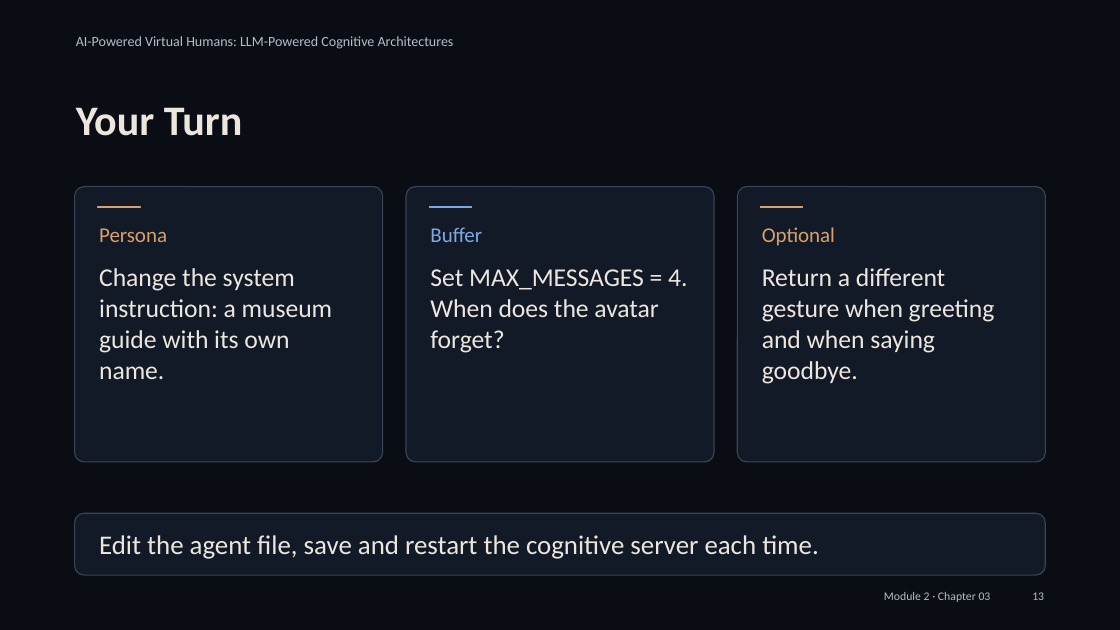
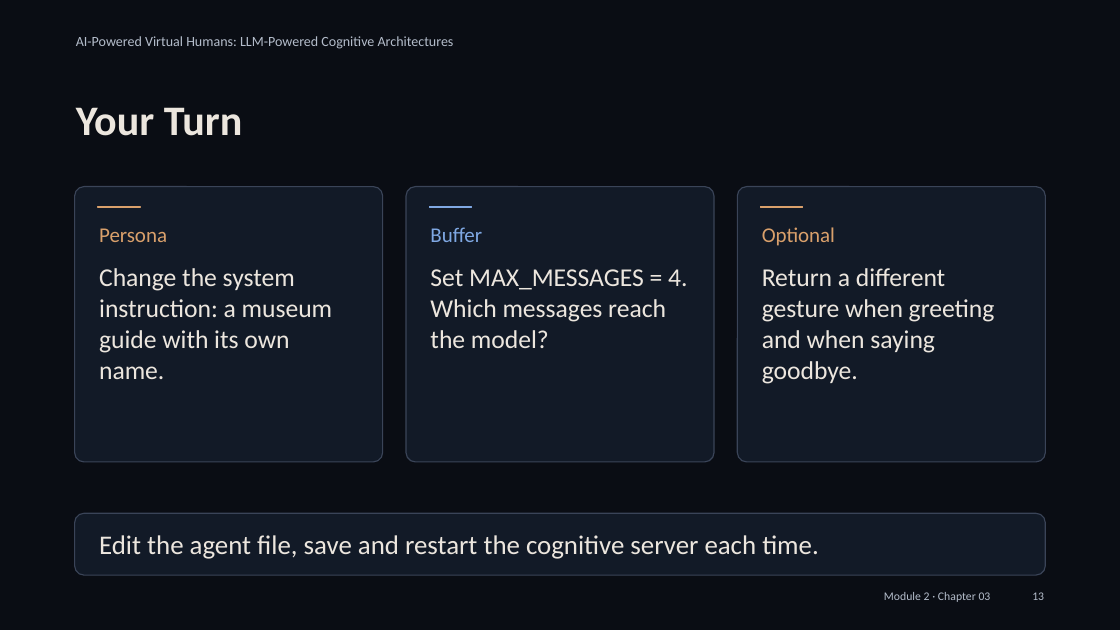
Before and after one commit to alessandropec/virtual-humans-cognitive-architectures, a slide deck: slide 13 of virtual_human_course/Module_2/Chapter_03/Slides/Module_2_Chapter_03_Integration_with_the_Virtual_Human.pptx. Drawn at 1120x630 pixels with LibreOffice and Linux fonts; fonts in the diff are those of the drawing. Boxes give left, top, right and bottom in pixels: in the first picture for what was removed or moved away, otherwise in the second. Text is boxed around its words. In the diff, an @@ line names an element or a change of style, - is before the commit and + after.

```diff
--- a/virtual_human_course/Module_2/Chapter_03/Slides/Module_2_Chapter_03_Integration_with_the_Virtual_Human.pptx
+++ b/virtual_human_course/Module_2/Chapter_03/Slides/Module_2_Chapter_03_Integration_with_the_Virtual_Human.pptx
@@ text at (x1=430, y1=299, x2=666, y2=348): text changed @@
-When does the avatar forget?
+Which messages reach the model?
```
Also in this commit, not shown: 4 other slides changed, 17 other files.
